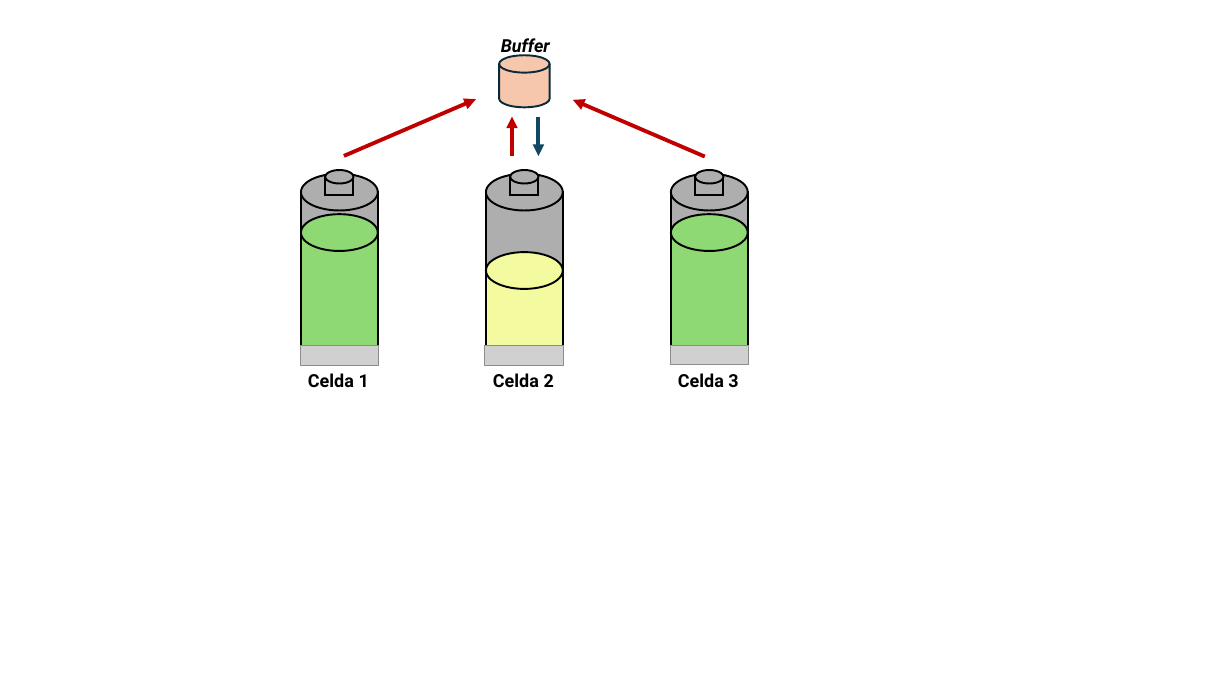
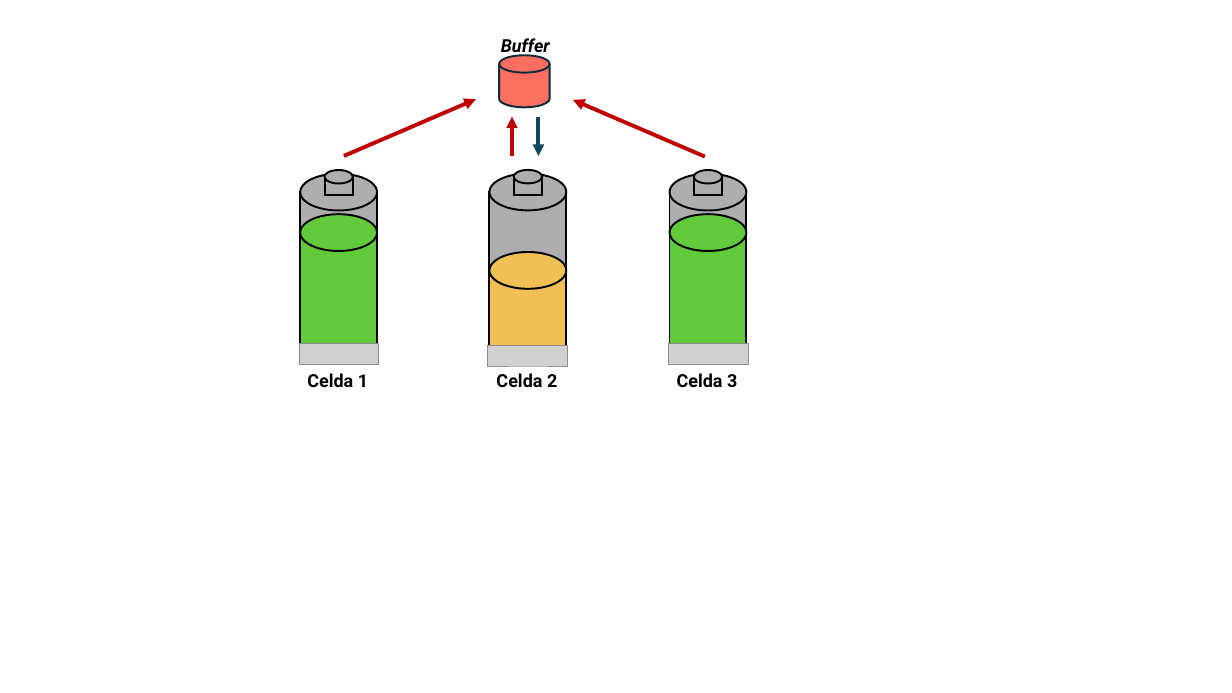
Before and after one commit to DeniseViltes/Tesis, a slide deck: slide 2 of media/Latex/Gráficos Tesis.pptx. Drawn at 1232x693 pixels with LibreOffice and Linux fonts; fonts in the diff are those of the drawing; grey boxes stand for pictures; background and template pictures are left out. Boxes give left, top, right and bottom in pixels: in the first picture for what was removed or moved away, otherwise in the second. Text is boxed around its words. In the diff, an @@ line names an element or a change of style, - is before the commit and + after.

```diff
--- a/media/Latex/Gráficos Tesis.pptx
+++ b/media/Latex/Gráficos Tesis.pptx
@@ cylinder at (499, 55, 550, 107): fill #F6C6AD to #FF6F61 @@
@@ fill #8ED973 to #60CA3A in 4 elements at (300, 233, 377, 347), (300, 214, 377, 251), (670, 233, 747, 347), (670, 214, 747, 251) @@
@@ 3 rectangles, 3 ellipses: place and size @@
-3 rectangles, 3 ellipses at (486, 170, 563, 347)
+3 rectangles, 3 ellipses at (490, 170, 567, 347)
@@ ellipse at (490, 252, 567, 289): fill #F4FAA0 to #F0C054 @@
@@ rectangle at (490, 273, 567, 347): fill #F4FAA0 to #F0C054 @@
```
Also in this commit, not shown: 3 other slides changed.
